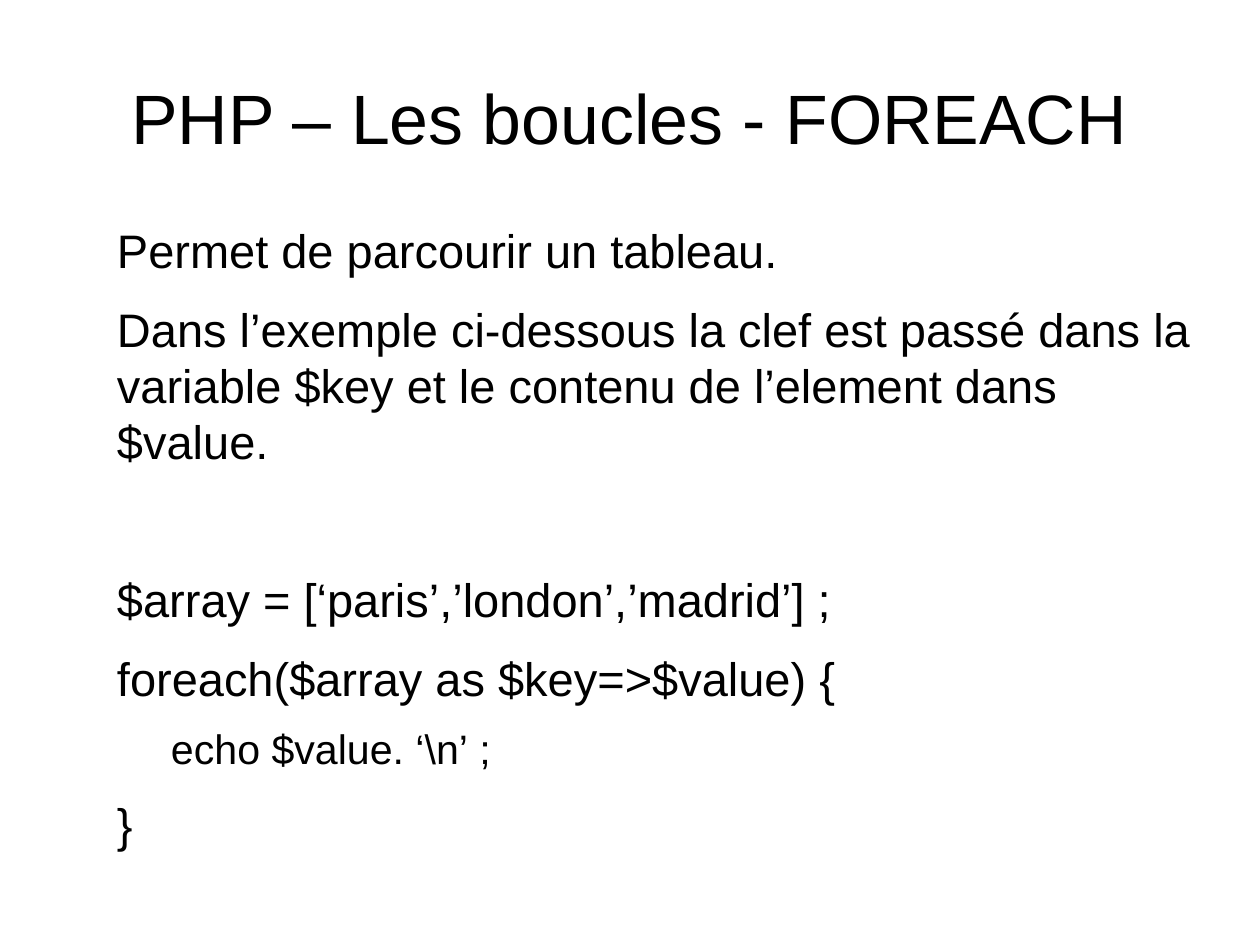
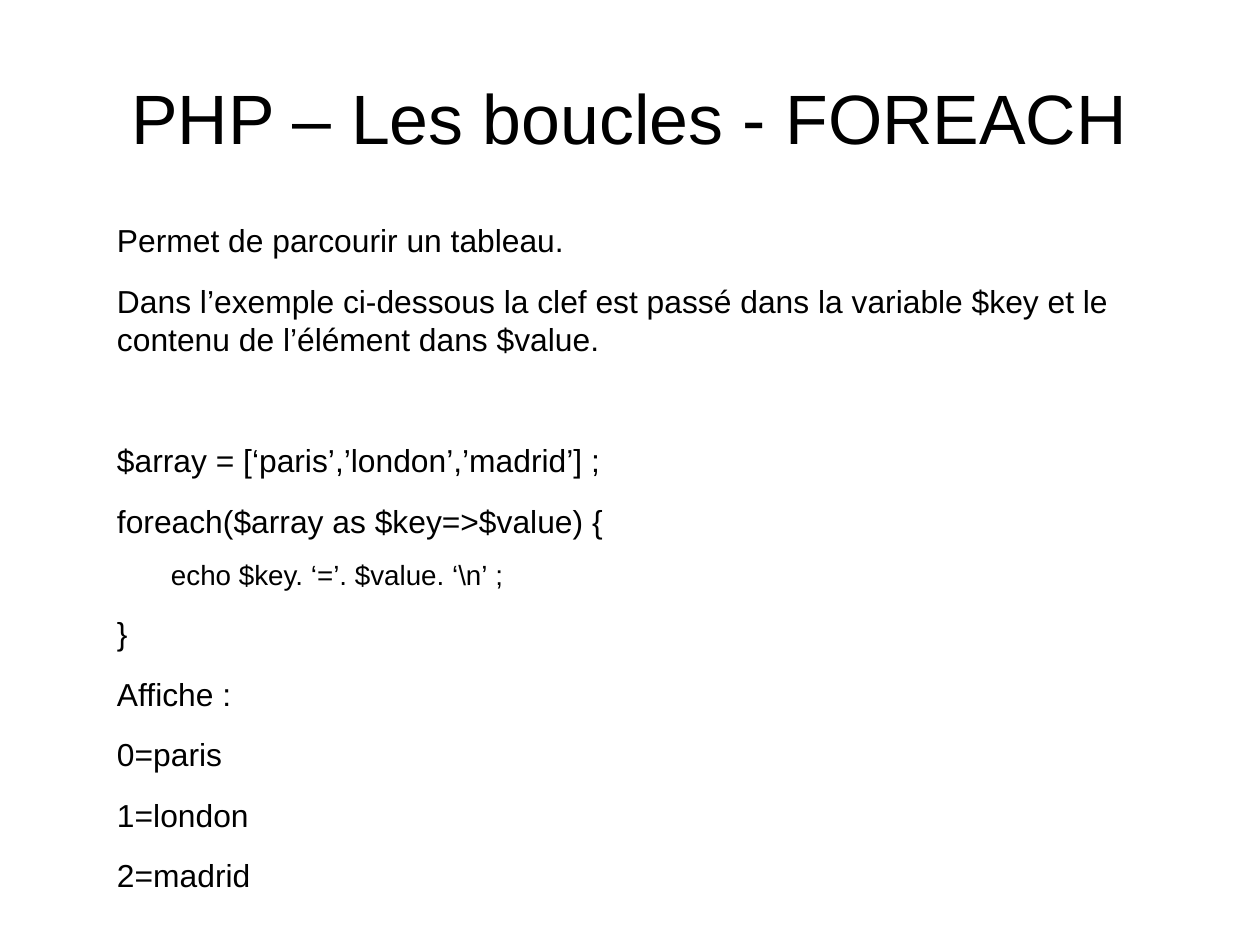
Before and after one commit to NicoM88/formation, a slide deck: slide 16 of PHP/formation.odp (slide 14 before the commit). Drawn at 1260x945 pixels with LibreOffice and Linux fonts; fonts in the diff are those of the drawing. Boxes give left, top, right and bottom in pixels: in the first picture for what was removed or moved away, otherwise in the second. Text is boxed around its words. In the diff, an @@ line names an element or a change of style, - is before the commit and + after.

```diff
--- a/PHP/formation.odp
+++ b/PHP/formation.odp
@@ text at (117, 229, 583, 539): size 29.6 to 20 pt in "Permet de parcourir un tableau.", "$array = [‘paris’,’london’,’madrid’] ;", "foreach($array as $key=>$value) {", "}" @@
@@ text at (117, 289, 1108, 354): text changed; size 29.6 to 20 pt @@
-Dans l’exemple ci-dessous la clef est passé dans la variable $key et le contenu de l’element dans $value.
+Dans l’exemple ci-dessous la clef est passé dans la variable $key et le contenu de l’élément dans $value.
@@ text at (171, 564, 487, 590): text changed; size 25.9 to 17.5 pt @@
-  echo $value. ‘\n’ ;
+  echo $key. ‘=’. $value. ‘\n’ ;
@@ text at (117, 683, 222, 772): paragraphs added @@
+Affiche :
+0=paris
+1=london
+2=madrid
```
Also in this commit, not shown: 9 other slides changed, 3 slides added, 1 other file.
